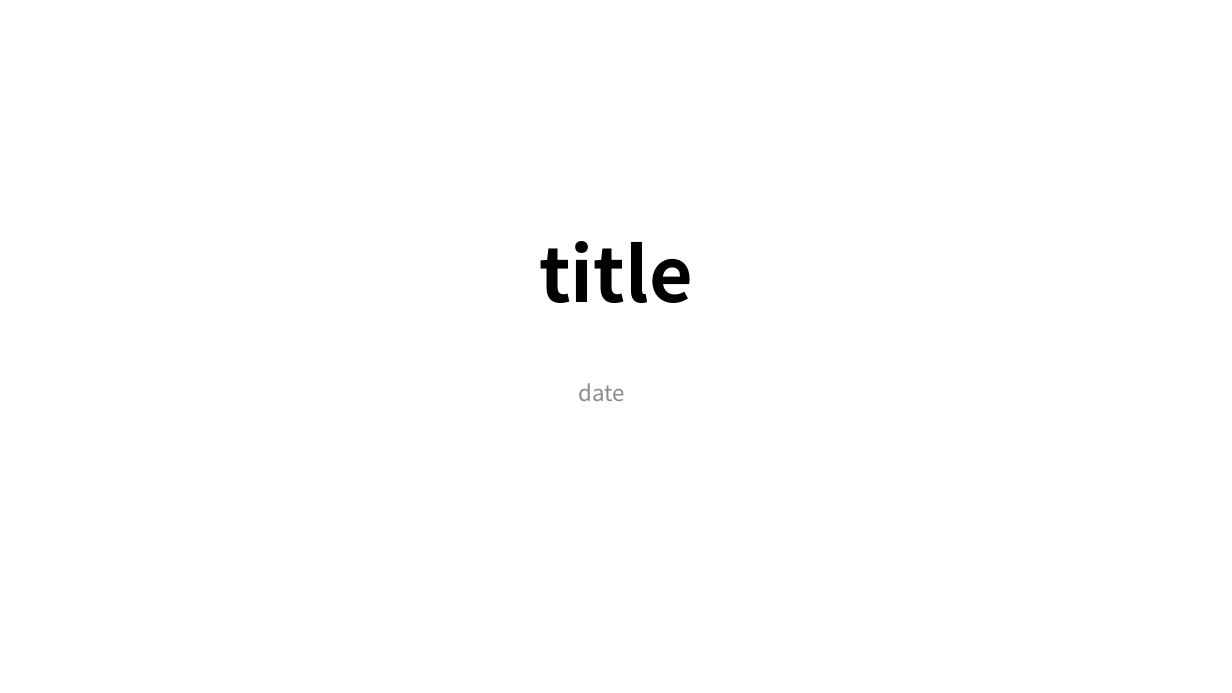
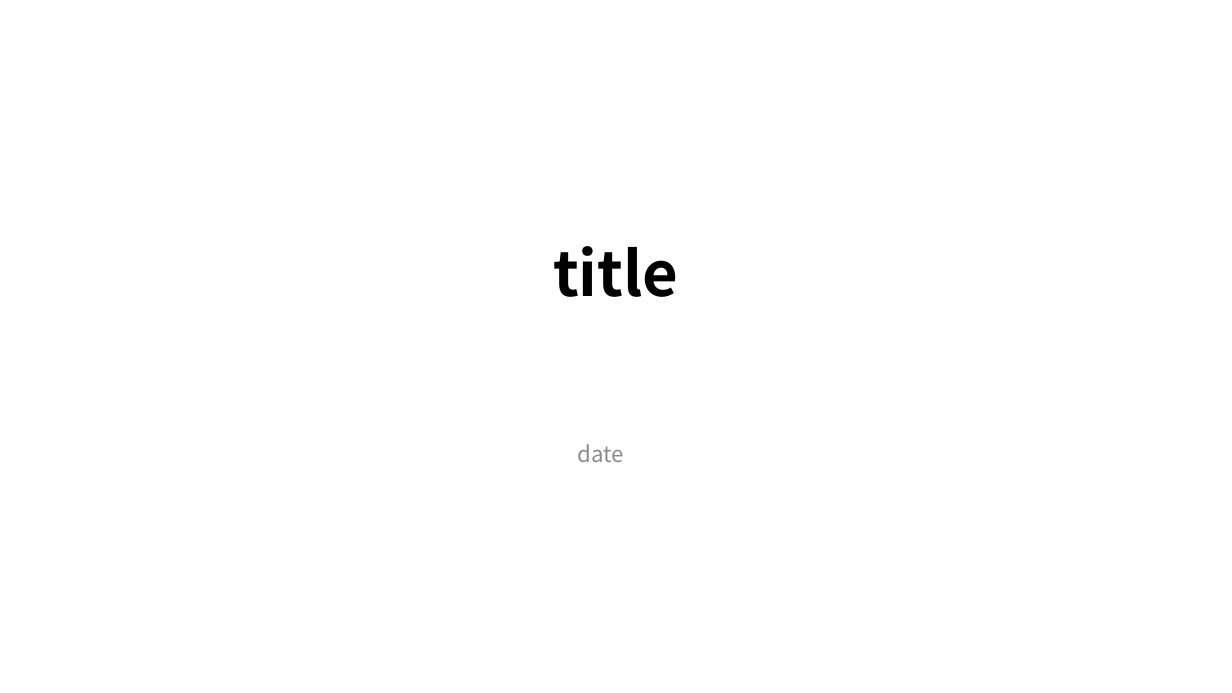
Before and after one commit to callsobing/tci-gene-sandbox, a slide deck: slide 1 of data/pptx_template.pptx. Drawn at 1232x693 pixels with LibreOffice and Linux fonts; fonts in the diff are those of the drawing; background and template pictures are left out. Boxes give left, top, right and bottom in pixels: in the first picture for what was removed or moved away, otherwise in the second. Text is boxed around its words. In the diff, an @@ line names an element or a change of style, - is before the commit and + after.

Commit message:
修改template

```diff
--- a/data/pptx_template.pptx
+++ b/data/pptx_template.pptx
@@ title "title" at (x1=553, y1=246, x2=679, y2=297): size 44 to 36 pt @@
@@ subtitle "date" moved from (x1=579, y1=383, x2=625, y2=401) to (x1=578, y1=444, x2=624, y2=462) @@
```
